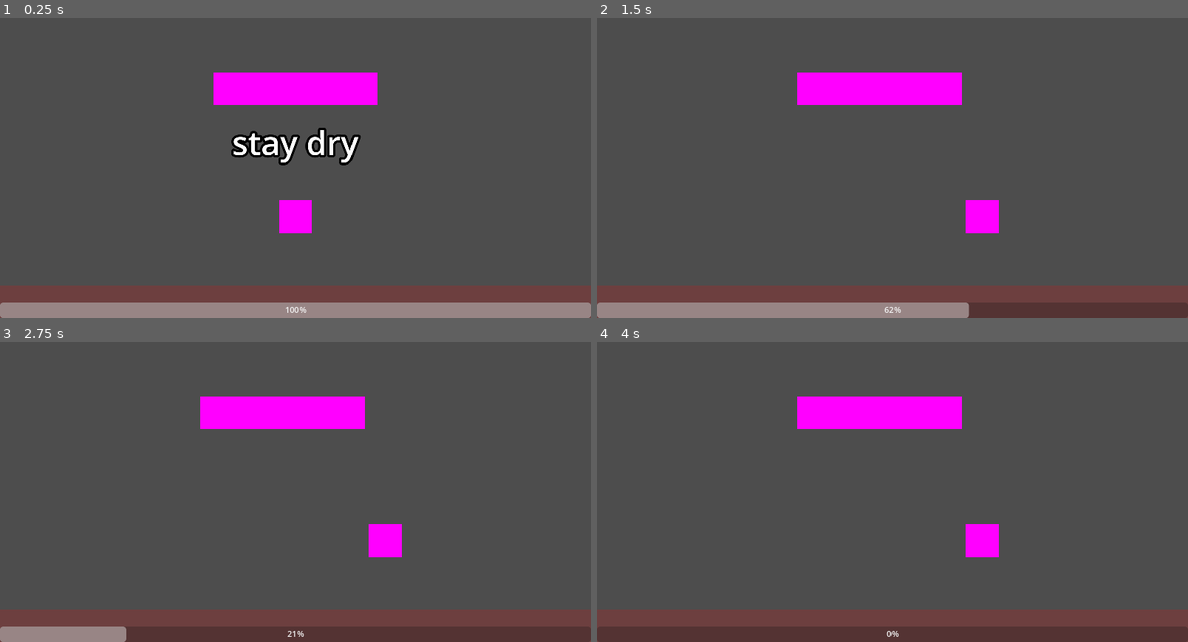
Above: before the commit, frames 1-4 (two rows, left to right).
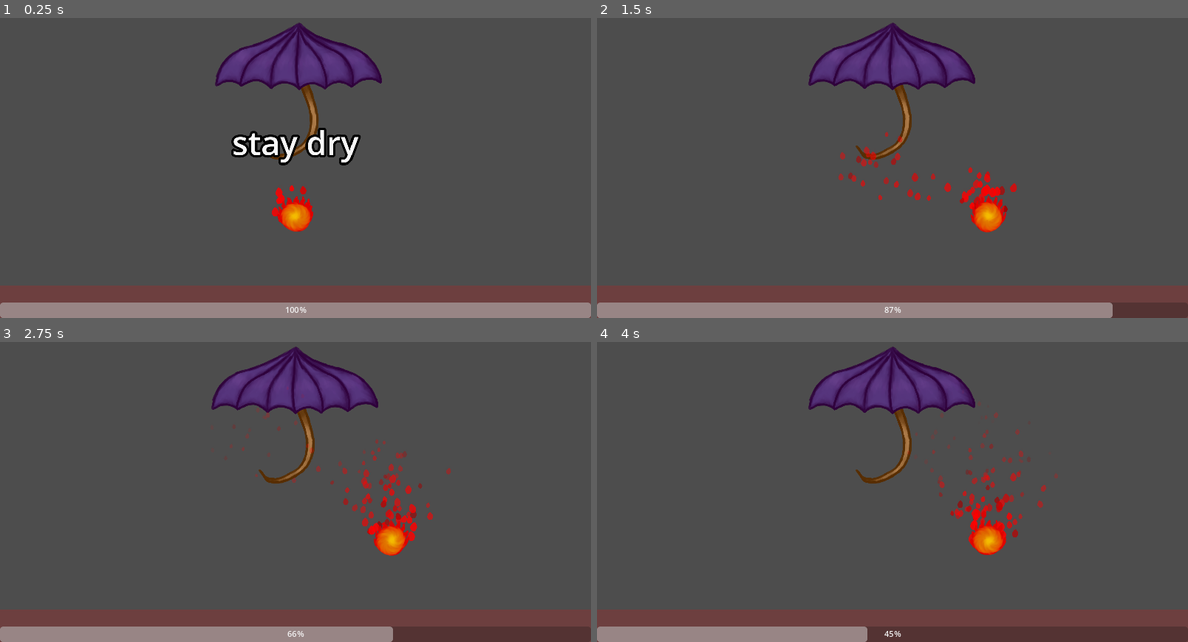
Above: after the commit, the same moments.

Repository: osid54/microgamejam
Game: Godot game, scene res://osid_games/fireGame/main/fireRainGame.tscn
The game is run twice, just before and just after one commit, with the same random seed, the same clock (stepped at 60 frames per second) and the same inputs.
Inputs (mouse positions are in pixels of both pictures, inside the frame that each line leads up to):
- Up to frame 1 (0.25 s): no input
- Up to frame 2 (1.5 s): tap Enter (action) at 0.5, 0.6, 1.35 s; move the mouse to (1022, 135) at 0.52 s; hold Right (right) 0.53-1.28 s; click (1022, 135) at 0.67 s; move the mouse to (774, 168) at 1.27 s; hold Down (down) from 1.28 s (still down)
- Up to frame 3 (2.75 s): move the mouse to (354, 402) at 2.02 s; release Down (down) at 2.03 s; hold Right (right) from 2.03 s (still down); tap Enter (action) at 2.1 s
- Up to frame 4 (4 s): move the mouse to (862, 543) at 2.77 s; release Right (right) at 2.78 s; hold Up (up) 2.78-3.53 s; tap Enter (action) at 2.85, 3.6 s; click (862, 543) at 2.92 s; move the mouse to (1069, 525) at 3.52 s; hold Left (left) from 3.53 s (still down)

The runs differ from the first frame. In frame 1, 6.7% of the frame differs, in the area x 36-65%, y 1-72%; in frame 2, 8.8%; in frame 3, 10%; in frame 4, 10%, in the area x 0-78%, y 1-100%.

Commit message:
flamehalo + fire particles

Diff:
--- a/osid_games/fireGame/assets/fireBall.gd
+++ b/osid_games/fireGame/assets/fireBall.gd
@@ -13,3 +13,6 @@
 		velocity.x = move_toward(velocity.x, 0, SPEED)
 
 	move_and_slide()
+
+func _process(delta):
+	$Sprite2D.rotation+=PI/4*delta
--- a/osid_games/fireGame/main/fireRainGame.gd
+++ b/osid_games/fireGame/main/fireRainGame.gd
@@ -10,12 +10,14 @@
 	player.position.x = 1152/2.0
 	set_process(false)
 
-func _process(_delta):
+func _process(delta):
 	if lose:
 		set_process(false)
 		return
 	if go:
 		move()
+	$Path2D/PathFollow2D/Sprite2D.rotation+=randf_range(-PI/4,PI/4)*delta
+	player.position.y+=randi_range(-32,32)*delta
 
 func _on_start_game():
 	set_process(true)
--- a/osid_games/fireGame/main/fireRainGame.tscn
+++ b/osid_games/fireGame/main/fireRainGame.tscn
@@ -1,8 +1,12 @@
-[gd_scene load_steps=9 format=3 uid="uid://cbfu6v1xoyvsh"]
+[gd_scene load_steps=29 format=3 uid="uid://cbfu6v1xoyvsh"]
 
 [ext_resource type="PackedScene" uid="uid://cdh430445qvyh" path="res://Microgame.tscn" id="1_nldqr"]
 [ext_resource type="Script" path="res://osid_games/fireGame/main/fireRainGame.gd" id="2_tcr5c"]
 [ext_resource type="Script" path="res://osid_games/fireGame/assets/fireBall.gd" id="3_p6mlt"]
+[ext_resource type="Texture2D" uid="uid://bckn4s2h4qf8i" path="res://osid_games/fireGame/sprites/umbrella.png" id="3_u8s0o"]
+[ext_resource type="Texture2D" uid="uid://btljhs00fk82e" path="res://osid_games/fireGame/sprites/fireball.png" id="4_6g7la"]
+[ext_resource type="Texture2D" uid="uid://b81bmwxhtwa2x" path="res://osid_games/fireGame/sprites/fireHaloSheet.png" id="4_s5doy"]
+[ext_resource type="Texture2D" uid="uid://d2rnqdh5vktyi" path="res://osid_games/fireGame/sprites/fireParticle2.png" id="6_pk14j"]
 
 [sub_resource type="Curve2D" id="Curve2D_d277i"]
 _data = {
@@ -10,17 +14,131 @@
 }
 point_count = 2
 
-[sub_resource type="PlaceholderTexture2D" id="PlaceholderTexture2D_h051i"]
-size = Vector2(320, 64)
-
 [sub_resource type="RectangleShape2D" id="RectangleShape2D_7wdhp"]
 size = Vector2(320, 300)
+
+[sub_resource type="AtlasTexture" id="AtlasTexture_fpe4i"]
+atlas = ExtResource("4_s5doy")
+region = Rect2(0, 0, 300, 300)
+
+[sub_resource type="AtlasTexture" id="AtlasTexture_pcmao"]
+atlas = ExtResource("4_s5doy")
+region = Rect2(300, 0, 300, 300)
+
+[sub_resource type="AtlasTexture" id="AtlasTexture_55ace"]
+atlas = ExtResource("4_s5doy")
+region = Rect2(600, 0, 300, 300)
+
+[sub_resource type="AtlasTexture" id="AtlasTexture_v2jnj"]
+atlas = ExtResource("4_s5doy")
+region = Rect2(900, 0, 300, 300)
+
+[sub_resource type="AtlasTexture" id="AtlasTexture_fc6jn"]
+atlas = ExtResource("4_s5doy")
+region = Rect2(1200, 0, 300, 300)
+
+[sub_resource type="AtlasTexture" id="AtlasTexture_o1t30"]
+atlas = ExtResource("4_s5doy")
+region = Rect2(1500, 0, 300, 300)
+
+[sub_resource type="AtlasTexture" id="AtlasTexture_k6v1b"]
+atlas = ExtResource("4_s5doy")
+region = Rect2(1800, 0, 300, 300)
+
+[sub_resource type="AtlasTexture" id="AtlasTexture_g03jk"]
+atlas = ExtResource("4_s5doy")
+region = Rect2(2100, 0, 300, 300)
+
+[sub_resource type="SpriteFrames" id="SpriteFrames_sykjt"]
+animations = [{
+"frames": [{
+"duration": 1.0,
+"texture": SubResource("AtlasTexture_fpe4i")
+}, {
+"duration": 1.0,
+"texture": SubResource("AtlasTexture_pcmao")
+}, {
+"duration": 1.0,
+"texture": SubResource("AtlasTexture_55ace")
+}, {
+"duration": 1.0,
+"texture": SubResource("AtlasTexture_v2jnj")
+}, {
+"duration": 1.0,
+"texture": SubResource("AtlasTexture_fc6jn")
+}, {
+"duration": 1.0,
+"texture": SubResource("AtlasTexture_o1t30")
+}, {
+"duration": 1.0,
+"texture": SubResource("AtlasTexture_k6v1b")
+}, {
+"duration": 1.0,
+"texture": SubResource("AtlasTexture_g03jk")
+}],
+"loop": true,
+"name": &"default",
+"speed": 8.0
+}]
 
 [sub_resource type="RectangleShape2D" id="RectangleShape2D_liutp"]
 size = Vector2(64, 64)
 
-[sub_resource type="PlaceholderTexture2D" id="PlaceholderTexture2D_3eukl"]
-size = Vector2(64, 64)
+[sub_resource type="Curve" id="Curve_8d1or"]
+min_value = -5.0
+max_value = 5.0
+_data = [Vector2(0, 0.157895), 0.0, 0.0, 0, 0, Vector2(0.166667, 1.42105), 0.0, 0.0, 0, 0, Vector2(0.306667, -0.578948), 0.0, 0.0, 0, 0, Vector2(0.533333, 1.52632), 0.0, 0.0, 0, 0, Vector2(0.74, -0.578948), 0.0, 0.0, 0, 0, Vector2(1, 1.10526), 0.0, 0.0, 0, 0]
+point_count = 6
+
+[sub_resource type="CurveTexture" id="CurveTexture_kjlgj"]
+curve = SubResource("Curve_8d1or")
+
+[sub_resource type="Gradient" id="Gradient_xyxsr"]
+colors = PackedColorArray(1, 0.958333, 0.5, 1, 1, 0.5, 0.758333, 1)
+
+[sub_resource type="GradientTexture1D" id="GradientTexture1D_kmiaa"]
+gradient = SubResource("Gradient_xyxsr")
+
+[sub_resource type="Gradient" id="Gradient_wo84r"]
+colors = PackedColorArray(1, 1, 1, 1, 1, 1, 1, 0)
+
+[sub_resource type="GradientTexture1D" id="GradientTexture1D_jjqhv"]
+gradient = SubResource("Gradient_wo84r")
+
+[sub_resource type="Curve" id="Curve_vo8qb"]
+_data = [Vector2(0, 1), 0.0, 0.0, 0, 0, Vector2(1, 0.5), 0.0, 0.0, 0, 0]
+point_count = 2
+
+[sub_resource type="CurveTexture" id="CurveTexture_5k226"]
+curve = SubResource("Curve_vo8qb")
+
+[sub_resource type="ParticleProcessMaterial" id="ParticleProcessMaterial_1hfmf"]
+emission_shape = 6
+emission_ring_axis = Vector3(0, 0, 1)
+emission_ring_height = 0.0
+emission_ring_radius = 32.0
+emission_ring_inner_radius = 30.0
+particle_flag_disable_z = true
+direction = Vector3(0, -1, 0)
+spread = 60.0
+gravity = Vector3(0, -20, 0)
+initial_velocity_min = 50.0
+initial_velocity_max = 70.0
+orbit_velocity_min = 0.0
+orbit_velocity_max = 0.0
+angle_min = -20.0
+angle_max = 20.0
+angle_curve = SubResource("CurveTexture_kjlgj")
+scale_min = 0.15
+scale_max = 0.25
+scale_curve = SubResource("CurveTexture_5k226")
+color = Color(1, 1, 1, 0.901961)
+color_ramp = SubResource("GradientTexture1D_jjqhv")
+color_initial_ramp = SubResource("GradientTexture1D_kmiaa")
+hue_variation_min = -0.06
+hue_variation_max = 0.18
+turbulence_noise_strength = 0.01
+turbulence_noise_scale = 10.0
 
 [node name="Microgame" instance=ExtResource("1_nldqr")]
 script = ExtResource("2_tcr5c")
@@ -36,7 +154,8 @@
 progress = 376.0
 
 [node name="Sprite2D" type="Sprite2D" parent="Path2D/PathFollow2D" index="0"]
-texture = SubResource("PlaceholderTexture2D_h051i")
+scale = Vector2(0.3, 0.3)
+texture = ExtResource("3_u8s0o")
 
 [node name="Area2D" type="Area2D" parent="Path2D/PathFollow2D" index="1"]
 
@@ -49,15 +168,31 @@
 motion_mode = 1
 script = ExtResource("3_p6mlt")
 
-[node name="CollisionShape2D" type="CollisionShape2D" parent="fireBall" index="0"]
+[node name="AnimatedSprite2D" type="AnimatedSprite2D" parent="fireBall" index="0"]
+scale = Vector2(0.25, 0.25)
+sprite_frames = SubResource("SpriteFrames_sykjt")
+autoplay = "default"
+offset = Vector2(0, -21.925)
+
+[node name="CollisionShape2D" type="CollisionShape2D" parent="fireBall" index="1"]
 shape = SubResource("RectangleShape2D_liutp")
 
-[node name="Sprite2D" type="Sprite2D" parent="fireBall" index="1"]
-texture = SubResource("PlaceholderTexture2D_3eukl")
+[node name="Sprite2D" type="Sprite2D" parent="fireBall" index="2"]
+scale = Vector2(0.25, 0.25)
+texture = ExtResource("4_6g7la")
 
-[node name="Area2D" type="Area2D" parent="fireBall" index="2"]
+[node name="Area2D" type="Area2D" parent="fireBall" index="3"]
 
 [node name="CollisionShape2D" type="CollisionShape2D" parent="fireBall/Area2D" index="0"]
 shape = SubResource("RectangleShape2D_liutp")
 
+[node name="GPUParticles2D" type="GPUParticles2D" parent="fireBall" index="4"]
+show_behind_parent = true
+position = Vector2(0, -16)
+amount = 108
+process_material = SubResource("ParticleProcessMaterial_1hfmf")
+texture = ExtResource("6_pk14j")
+lifetime = 3.0
+randomness = 1.0
+
 [connection signal="area_exited" from="fireBall/Area2D" to="." method="fireballOut"]
--- a/singletons/GlobalData.gd
+++ b/singletons/GlobalData.gd
@@ -7,4 +7,4 @@
 ## this is the current speed of the game.
 ## it will start at 0.0, and gradually approach 1.0 as the game progresses.
 ## it is your responsibility to make your microgame get faster with this variable.
-var speed: float = 1
+var speed: float = 0
Binary file added: osid_games/fireGame/sprites/fireHaloSheet.png
Not shown, added: osid_games/fireGame/sprites/fireHaloSheet.png.import
Binary file added: osid_games/fireGame/sprites/fireParticle.png
Not shown, added: osid_games/fireGame/sprites/fireParticle.png.import
Binary file added: osid_games/fireGame/sprites/fireParticle2.png
Not shown, added: osid_games/fireGame/sprites/fireParticle2.png.import
Binary file added: osid_games/fireGame/sprites/fireball.png
Not shown, added: osid_games/fireGame/sprites/fireball.png.import
Binary file added: osid_games/fireGame/sprites/umbrella.png
Not shown, added: osid_games/fireGame/sprites/umbrella.png.import
